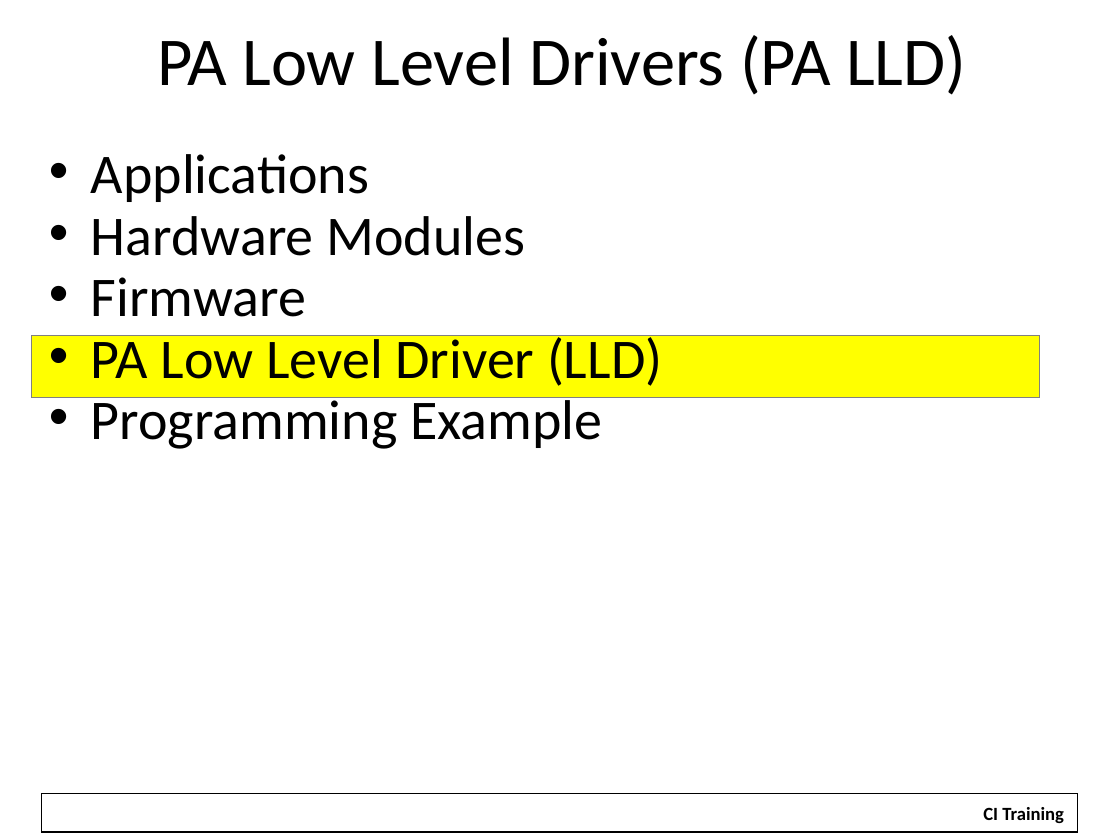
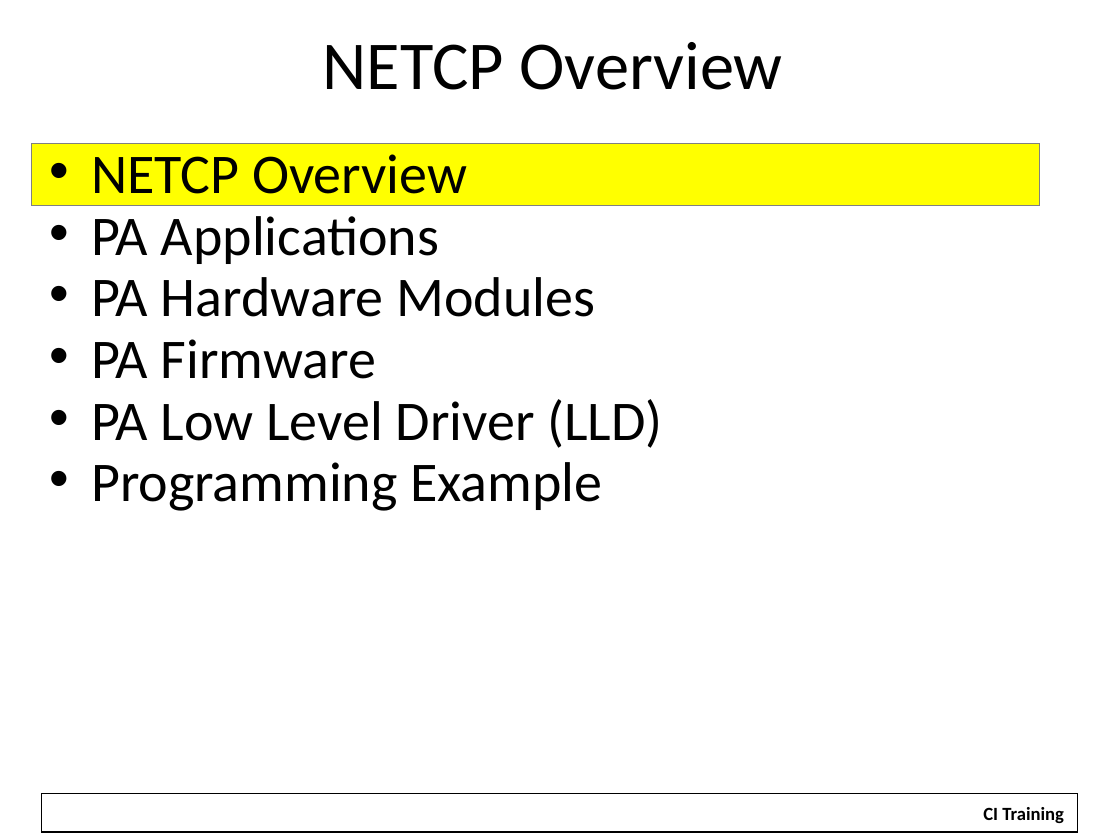
Before and after one commit to hari1989/keystone-workshop, a slide deck: slide 3 of slides/KeyStone NETCP PA.pptx (slide 14 before the commit). Drawn at 1120x840 pixels with LibreOffice and Linux fonts; fonts in the diff are those of the drawing; background and template pictures are left out. Boxes give left, top, right and bottom in pixels: in the first picture for what was removed or moved away, otherwise in the second. Text is boxed around its words. In the diff, an @@ line names an element or a change of style, - is before the commit and + after.

```diff
--- a/slides/KeyStone NETCP PA.pptx
+++ b/slides/KeyStone NETCP PA.pptx
@@ title removed at (157,35,966,95) @@
-PA Low Level Drivers (PA LLD)
@@ title added at (323,42,783,90), 44 pt, text #000000 @@
+NETCP Overview
@@ rectangle: place and size @@
-rectangle at (31,336,1039,398)
+rectangle at (31,143,1039,205)
@@ text at (91,154,595,379): text changed @@
-• Applications
-• Hardware Modules
-• Firmware
+• NETCP Overview
+• PA Applications
+• PA Hardware Modules
+• PA Firmware
```
Also in this commit, not shown: 11 other slides changed, 3 slides added, 2 slides removed.
